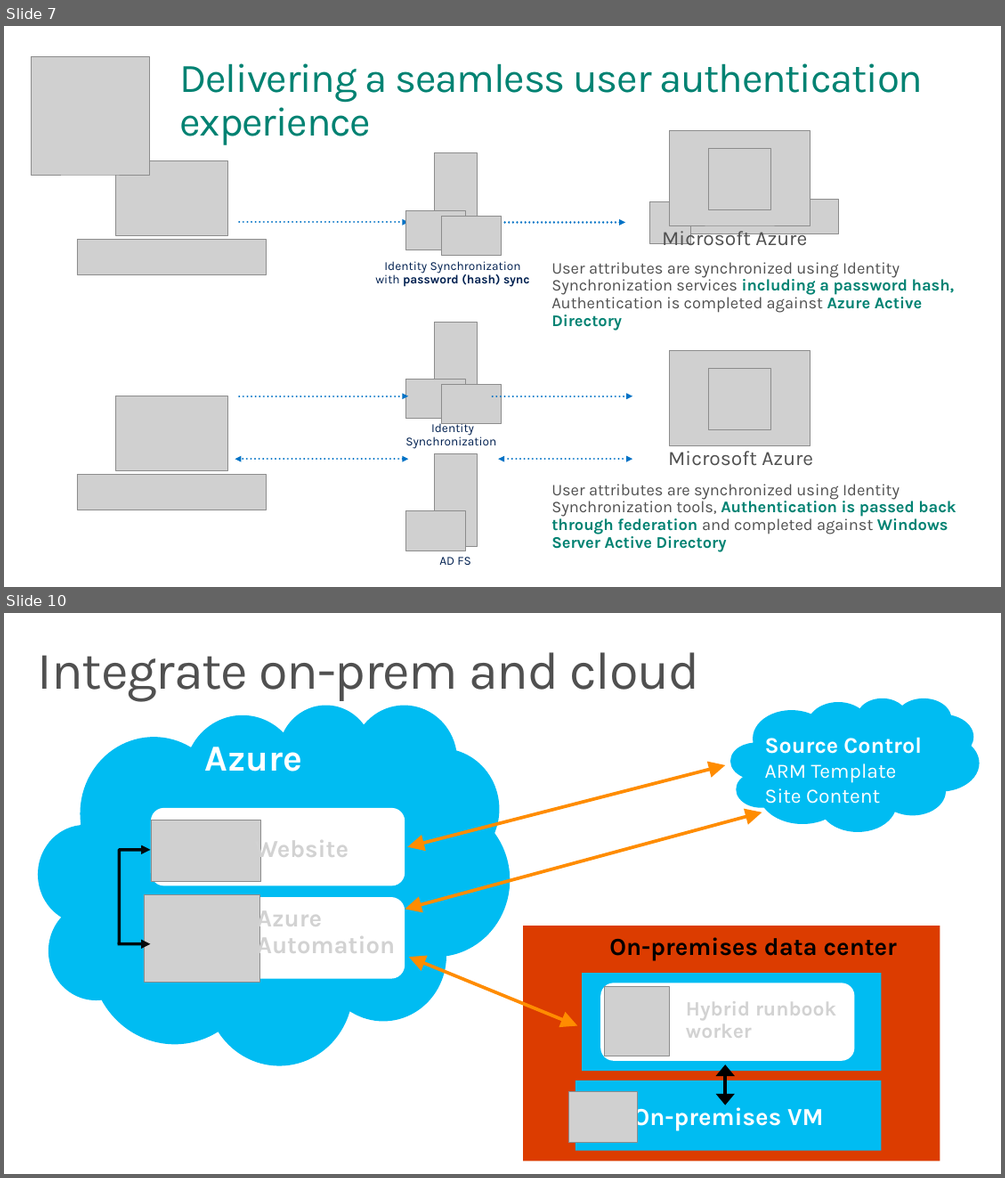
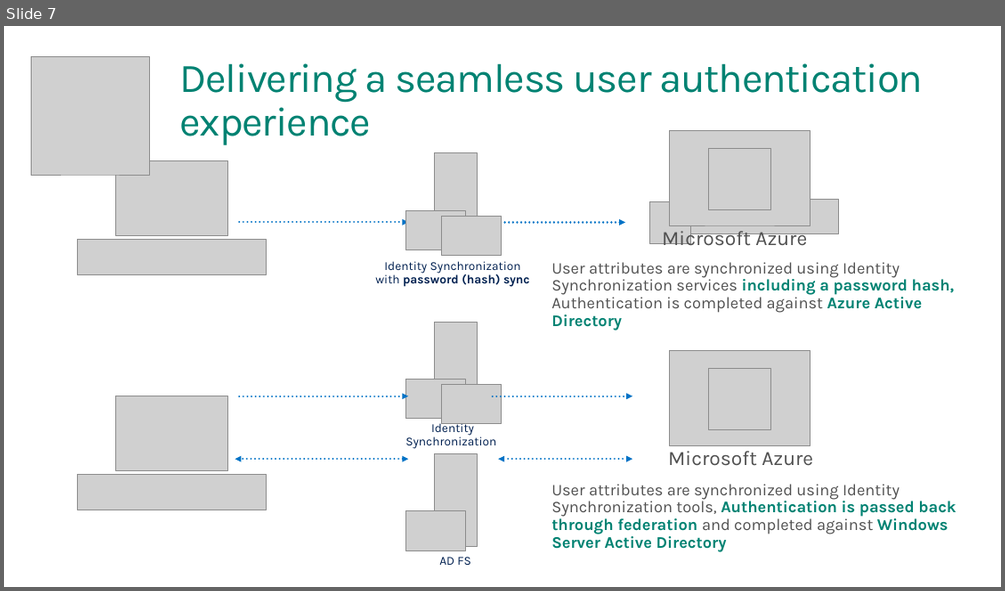
Before and after one commit to pkirch/hybridit15, a slide deck: Modul2/FY16Q2 Azure Hybrid (IT Camp Hybrid IT).pptx. Shown one above the other, each under a label of ours: slides 7 and 10 before the commit, slide 7 after it; the slides between them are not shown. The pictures are 1005x1178 and 1005x591 pixels, drawn with LibreOffice and Linux fonts; fonts in the diff are those of the drawing; grey boxes stand for pictures; background and template pictures are left out. Boxes give left, top, right and bottom in pixels: in the first picture for what was removed or moved away, otherwise in the second. Text is boxed around its words. In the diff, an @@ line names an element or a change of style, - is before the commit and + after.

```diff
--- a/Modul2/FY16Q2 Azure Hybrid (IT Camp Hybrid IT).pptx
+++ b/Modul2/FY16Q2 Azure Hybrid (IT Camp Hybrid IT).pptx
@@ slide 10 removed at [4,613,1001,1174], background #FFFFFF @@
@@ title removed at [38,652,699,702] @@
-Integrate on-prem and cloud
@@ cloud removed at [39,704,510,1064] @@
@@ cloud removed at [730,698,979,831] @@
-Source Control
-ARM Template
-Site Content
@@ text removed at [205,747,303,771] @@
-Azure
@@ double arrow removed from (725, 765) to (408, 847) @@
@@ rounded rectangle removed at [151,808,404,885] @@
@@ picture removed at [151,819,260,881] @@
@@ double arrow removed from (404, 909) to (762, 812) @@
@@ elbow arrow removed from (119, 943) to (151, 850) @@
@@ text removed at [255,835,348,863] @@
-Website
@@ picture removed at [144,894,259,981] @@
@@ rounded rectangle removed at [151,897,404,978] @@
@@ text removed at [257,904,395,959] @@
-Azure Automation
@@ rectangle removed at [523,925,940,1160] @@
@@ arrow removed from (118, 943) to (151, 943) @@
@@ double arrow removed from (409, 957) to (577, 1026) @@
@@ text removed at [609,937,897,961] @@
-On-premises data center
@@ group removed at [582,973,881,1070]: 1 rectangle, 1 rounded rectangle, 1 text, 1 picture @@
-Hybrid runbook worker
@@ double arrow removed from (725, 1064) to (725, 1105) @@
@@ picture removed at [568,1092,637,1143] @@
@@ rectangle removed at [575,1080,882,1151] @@
-On-premises VM
```
Also in this commit, not shown: 2 other slides removed, 5 other files.
